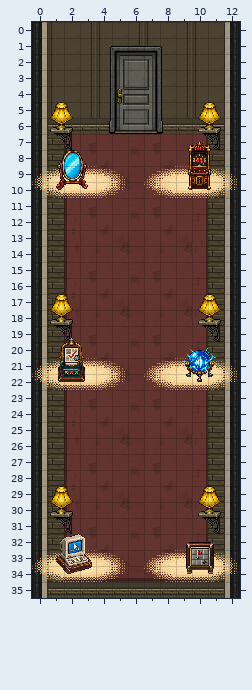
An edit to a level. Tiled map (JSON), apps/portfolio/src/portfolio-game/world/museum.tmj. Above is the file before it was changed.
Cells are 16x16 px. Shown: x 0..12, y 0..35. Tiles whose own drawing changed are shown in their newer look in all pictures.
The result:
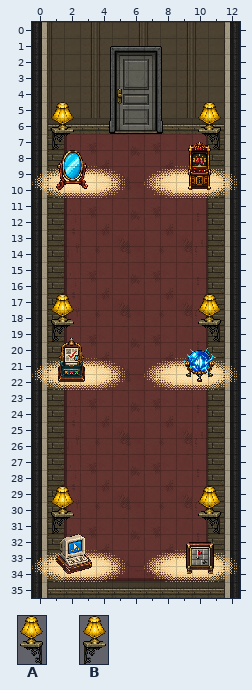
Key: from "furnishings": A 7 "lamp", B 7 flipped left-right "lamp".
Objects are placed by their top-left corner, in cells (3,4 is the top-left corner of cell 3,4); size is 1x1 cell unless given.
The author wrote: fix(museum): restore original palette and dialogue
From old to new:
{"where": "layer \"objects\""}
{"was": "A \"Left lamp 128\" at 1,5 size 1.8x3", "now": "B \"Left lamp 128\" at 1,5 size 1.8x3"}
{"was": "A \"Left lamp 320\" at 1,17 size 1.8x3", "now": "B \"Left lamp 320\" at 1,17 size 1.8x3"}
{"was": "A \"Left lamp 512\" at 1,29 size 1.8x3", "now": "B \"Left lamp 512\" at 1,29 size 1.8x3"}
